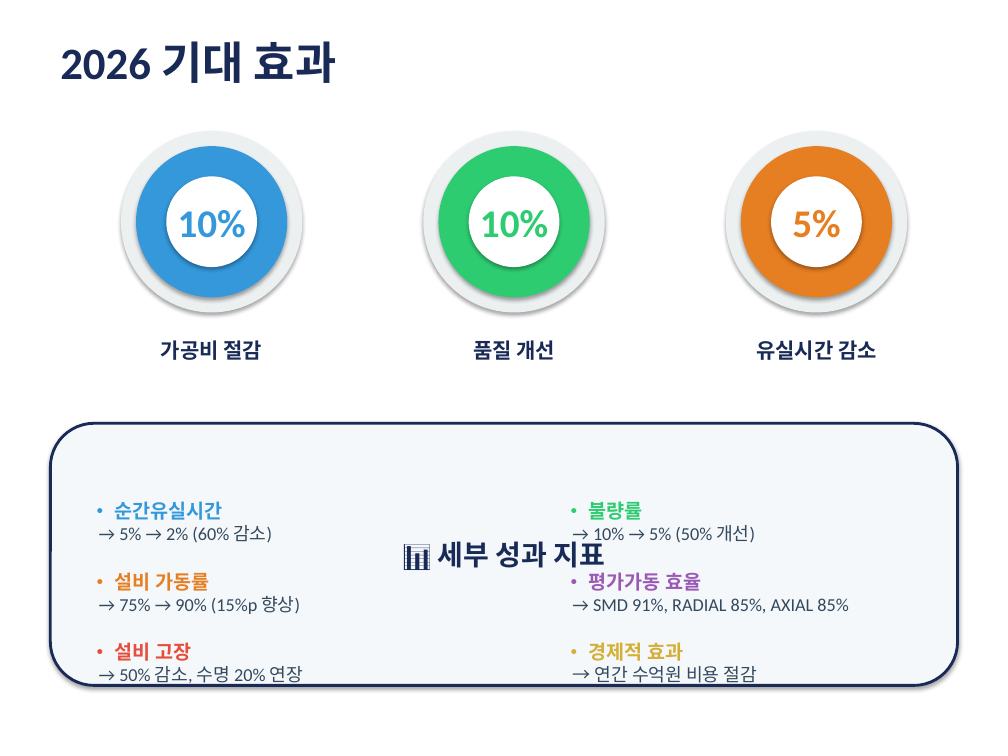
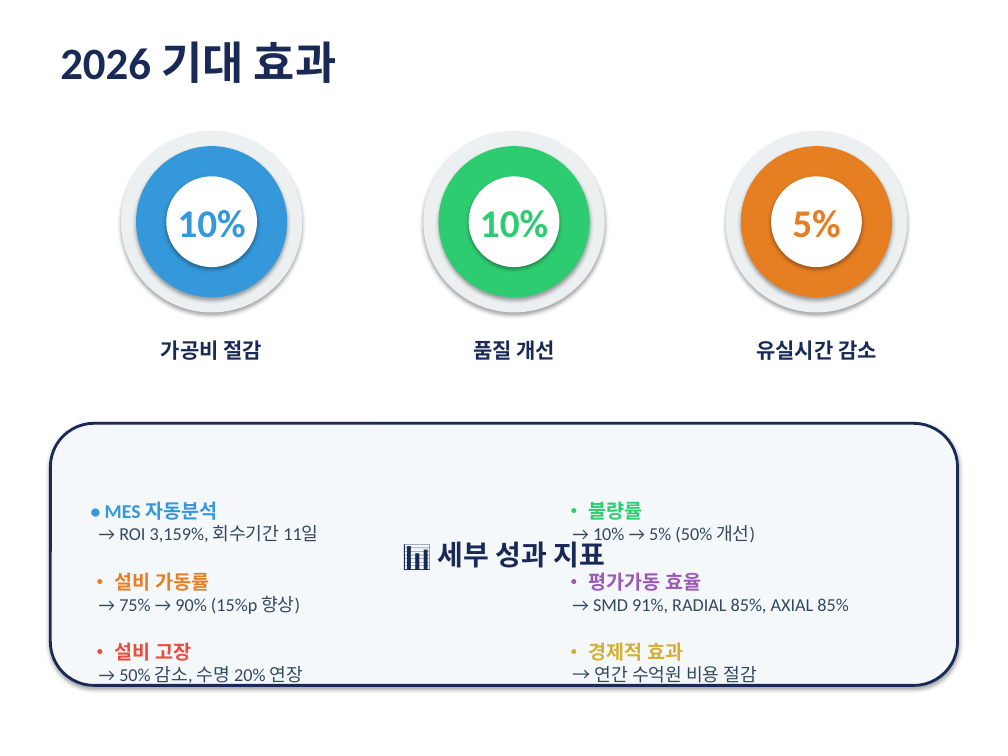
Before and after one commit to mind79ns/26-Year-Management-Strategy, a slide deck: slide 11 of 2026_제조1팀_경영전략_최종완성판.pptx. Drawn at 1008x756 pixels with LibreOffice and Linux fonts; fonts in the diff are those of the drawing. Boxes give left, top, right and bottom in pixels: in the first picture for what was removed or moved away, otherwise in the second. Text is boxed around its words. In the diff, an @@ line names an element or a change of style, - is before the commit and + after.

```diff
--- a/2026_제조1팀_경영전략_최종완성판.pptx
+++ b/2026_제조1팀_경영전략_최종완성판.pptx
@@ text at [105, 501, 318, 542]: text changed @@
-• 순간유실시간
-→ 5% → 2% (60% 감소)
+• MES 자동분석
+→ ROI 3,159%, 회수기간 11일
```
Also in this commit, not shown: 4 other slides changed, 1 slide added, 1 slide removed, 3 other files.
